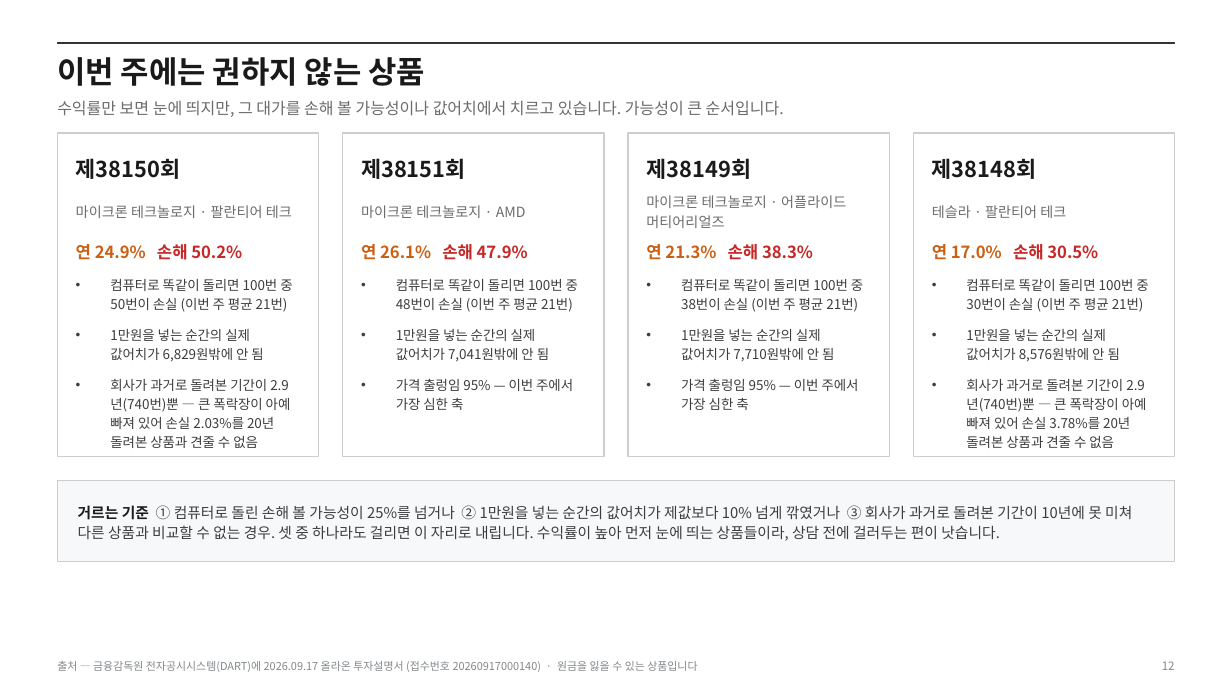
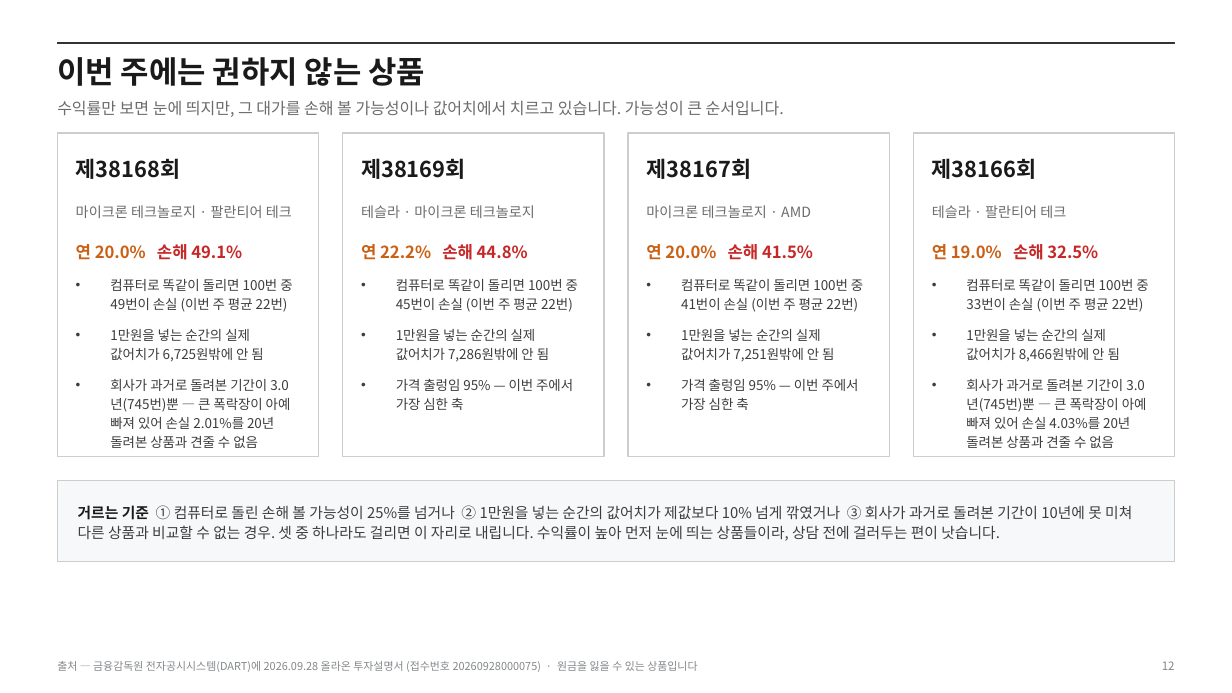
Before and after one commit to hanaroline/work_1, a slide deck: slide 12 of els-analysis-deck.pptx. Drawn at 1232x693 pixels with LibreOffice and Linux fonts; fonts in the diff are those of the drawing. Boxes give left, top, right and bottom in pixels: in the first picture for what was removed or moved away, otherwise in the second. Text is boxed around its words. In the diff, an @@ line names an element or a change of style, - is before the commit and + after.

```diff
--- a/els-analysis-deck.pptx
+++ b/els-analysis-deck.pptx
@@ text at [76,158,181,179]: text changed @@
-제38150회
+제38168회
@@ text at [361,158,466,179]: text changed @@
-제38151회
+제38169회
@@ text at [646,158,751,179]: text changed @@
-제38149회
+제38167회
@@ text at [932,158,1037,179]: text changed @@
-제38148회
+제38166회
@@ text at [361,205,535,218]: text changed @@
-마이크론 테크놀로지 · AMD
+테슬라 · 마이크론 테크놀로지
@@ text at [646,205,811,218]: text changed @@
-마이크론 테크놀로지 · 어플라이드 머티어리얼즈
+마이크론 테크놀로지 · AMD
@@ text at [76,244,242,260]: text changed @@
-연 24.9% 손해 50.2%
+연 20.0% 손해 49.1%
@@ text at [361,244,528,260]: text changed @@
-연 26.1% 손해 47.9%
+연 22.2% 손해 44.8%
@@ text at [646,244,813,260]: text changed @@
-연 21.3% 손해 38.3%
+연 20.0% 손해 41.5%
@@ text at [932,244,1098,260]: text changed @@
-연 17.0% 손해 30.5%
+연 19.0% 손해 32.5%
@@ text at [110,279,292,448]: text changed @@
-• 컴퓨터로 똑같이 돌리면 100번 중 50번이 손실 (이번 주 평균 21번)
-• 1만원을 넣는 순간의 실제 값어치가 6,829원밖에 안 됨
-• 회사가 과거로 돌려본 기간이 2.9년(740번)뿐 — 큰 폭락장이 아예 빠져 있어 손실 2.03%를 20년 돌려본 상품과 견줄 수 없음
+• 컴퓨터로 똑같이 돌리면 100번 중 49번이 손실 (이번 주 평균 22번)
+• 1만원을 넣는 순간의 실제 값어치가 6,725원밖에 안 됨
+• 회사가 과거로 돌려본 기간이 3.0년(745번)뿐 — 큰 폭락장이 아예 빠져 있어 손실 2.01%를 20년 돌려본 상품과 견줄 수 없음
@@ text at [396,279,578,362]: text changed @@
-• 컴퓨터로 똑같이 돌리면 100번 중 48번이 손실 (이번 주 평균 21번)
-• 1만원을 넣는 순간의 실제 값어치가 7,041원밖에 안 됨
+• 컴퓨터로 똑같이 돌리면 100번 중 45번이 손실 (이번 주 평균 22번)
+• 1만원을 넣는 순간의 실제 값어치가 7,286원밖에 안 됨
@@ text at [681,279,863,361]: text changed @@
-• 컴퓨터로 똑같이 돌리면 100번 중 38번이 손실 (이번 주 평균 21번)
-• 1만원을 넣는 순간의 실제 값어치가 7,710원밖에 안 됨
+• 컴퓨터로 똑같이 돌리면 100번 중 41번이 손실 (이번 주 평균 22번)
+• 1만원을 넣는 순간의 실제 값어치가 7,251원밖에 안 됨
@@ text at [966,279,1148,448]: text changed @@
-• 컴퓨터로 똑같이 돌리면 100번 중 30번이 손실 (이번 주 평균 21번)
-• 1만원을 넣는 순간의 실제 값어치가 8,576원밖에 안 됨
-• 회사가 과거로 돌려본 기간이 2.9년(740번)뿐 — 큰 폭락장이 아예 빠져 있어 손실 3.78%를 20년 돌려본 상품과 견줄 수 없음
+• 컴퓨터로 똑같이 돌리면 100번 중 33번이 손실 (이번 주 평균 22번)
+• 1만원을 넣는 순간의 실제 값어치가 8,466원밖에 안 됨
+• 회사가 과거로 돌려본 기간이 3.0년(745번)뿐 — 큰 폭락장이 아예 빠져 있어 손실 4.03%를 20년 돌려본 상품과 견줄 수 없음
@@ text at [57,661,697,672]: text changed @@
-출처 — 금융감독원 전자공시시스템(DART)에 2026.09.17 올라온 투자설명서 (접수번호 20260917000140) · 원금을 잃을 수 있는 상품입니다
+출처 — 금융감독원 전자공시시스템(DART)에 2026.09.28 올라온 투자설명서 (접수번호 20260928000075) · 원금을 잃을 수 있는 상품입니다
```
Also in this commit, not shown: 14 other slides changed, 13 other files.
